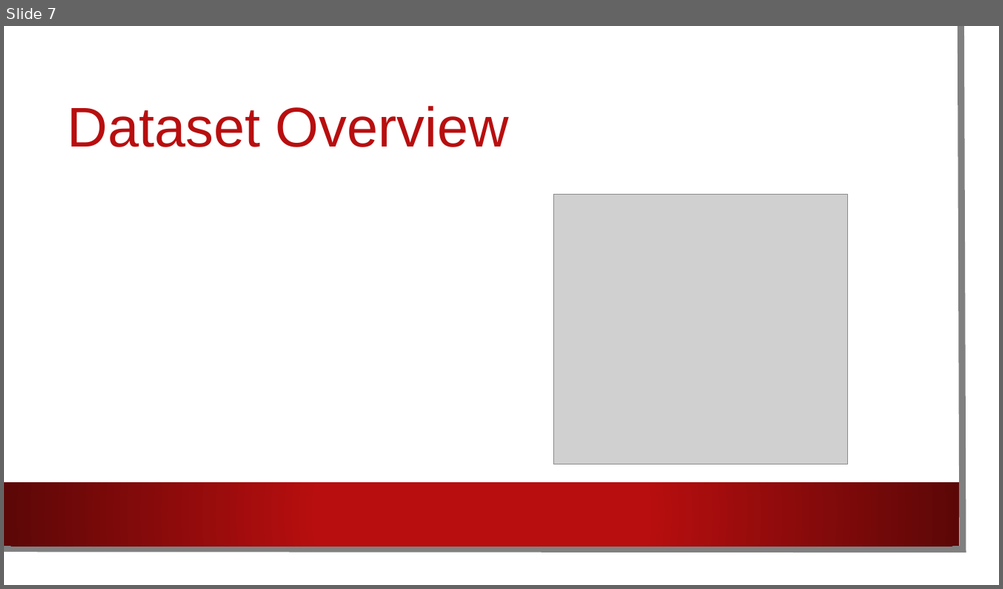
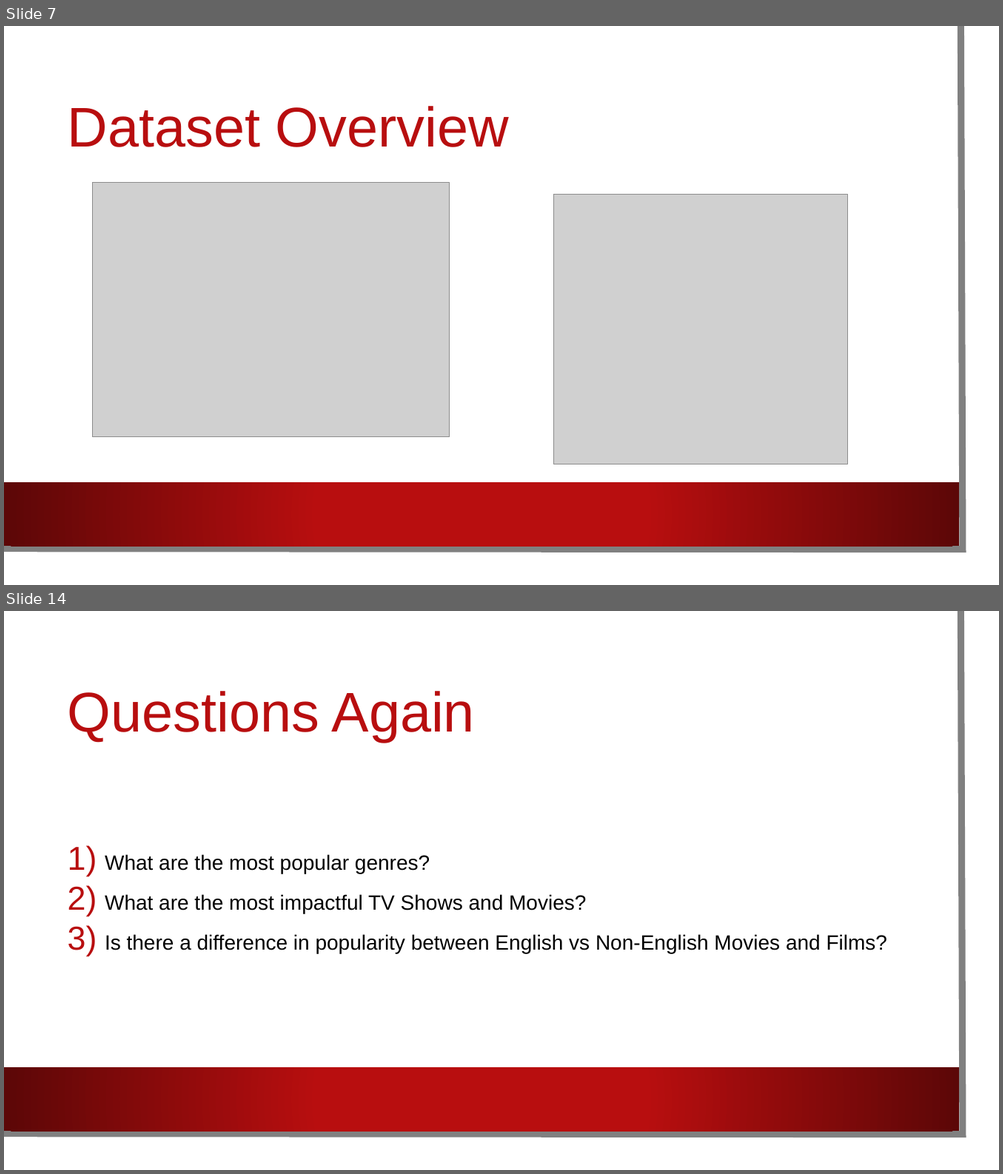
Before and after one commit to EdithLotterman/Project-1-Team-8, a slide deck: Netflix_Comparison.pptx. Shown one above the other, each under a label of ours: slide 7 before the commit, slides 7 and 14 after it; the slides between them are not shown. The pictures are 1003x589 and 1003x1174 pixels, drawn with LibreOffice and Linux fonts; fonts in the diff are those of the drawing; grey boxes stand for pictures; background and template pictures are left out. Boxes give left, top, right and bottom in pixels: in the first picture for what was removed or moved away, otherwise in the second. Text is boxed around its words. In the diff, an @@ line names an element or a change of style, - is before the commit and + after.

```diff
--- a/Netflix_Comparison.pptx
+++ b/Netflix_Comparison.pptx
@@ slide 14 added at (x1=4, y1=611, x2=999, y2=1170), background picture (left out); not listed: 3 template elements that a slide beside it also shows @@
@@ title added at (x1=68, y1=691, x2=475, y2=742), 54 pt, text #B80E0F @@
+Questions Again
@@ text added at (x1=105, y1=854, x2=888, y2=954), 20 pt, text #000000 @@
+1) What are the most popular genres?
+2) What are the most impactful TV Shows and Movies?
+3) Is there a difference in popularity between English vs Non-English Movies and Films?
@@ slide 7 changed as well @@
@@ picture added at (x1=92, y1=183, x2=449, y2=438) @@
```
Also in this commit, not shown: 5 other slides changed, 9 other slides added, 6 slides removed, 19 other files.
